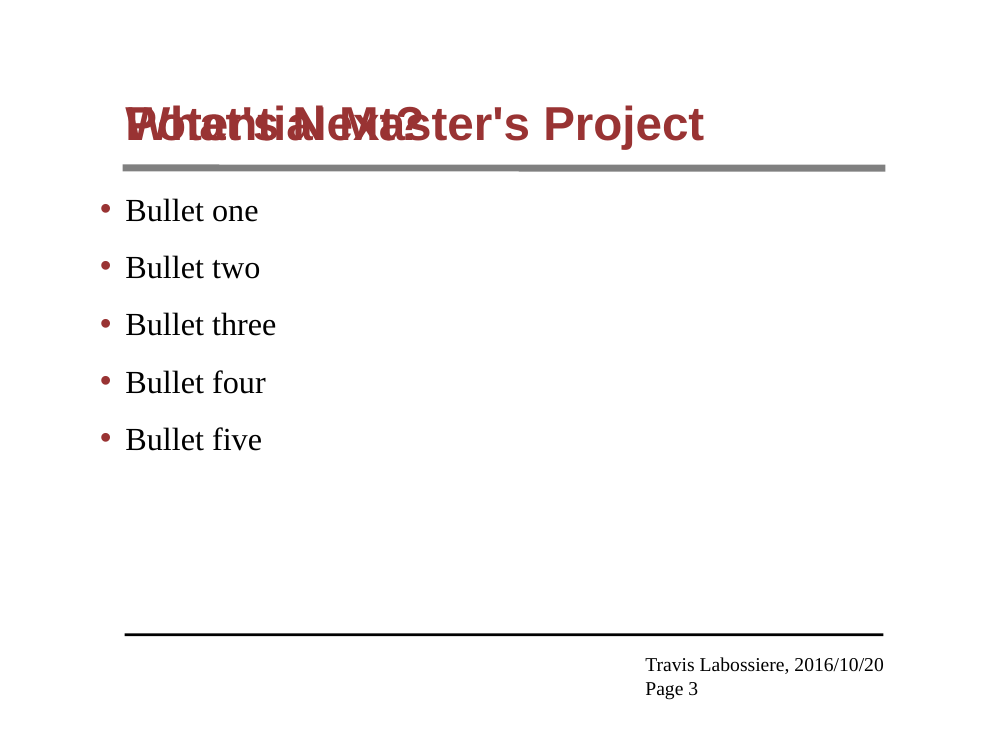
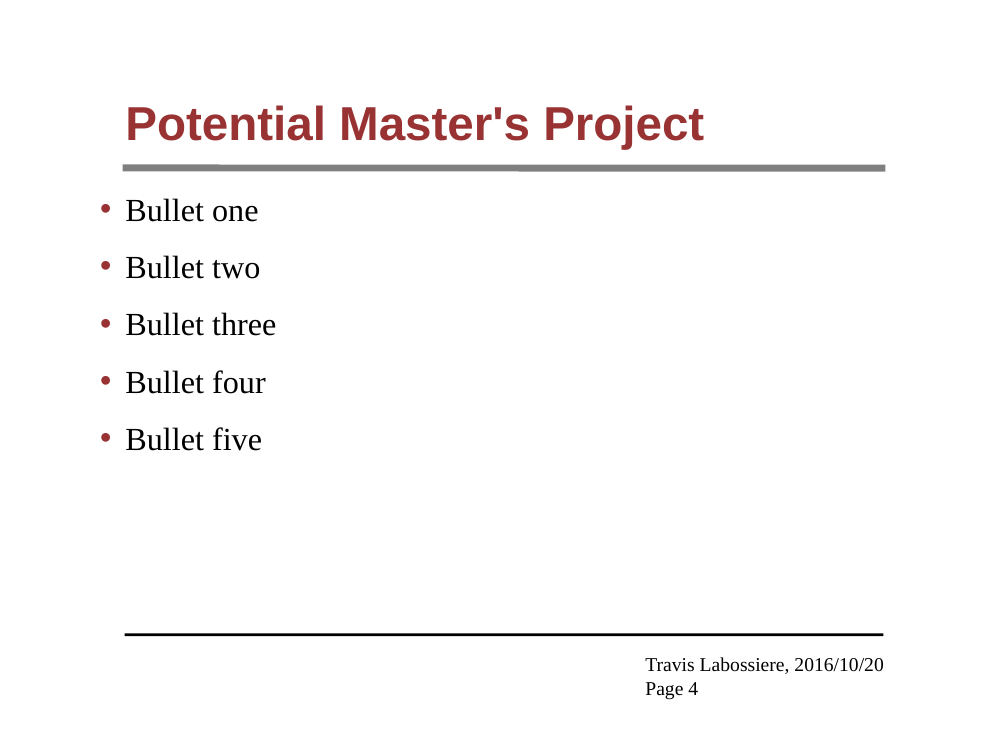
Before and after one commit to tjlaboss/vera-to-openmc, a slide deck: slide 4 of Results/Presentation_Oct20.odp (slide 3 before the commit). Drawn at 1008x756 pixels with LibreOffice and Linux fonts; fonts in the diff are those of the drawing; background and template pictures are left out. Boxes give left, top, right and bottom in pixels: in the first picture for what was removed or moved away, otherwise in the second. Text is boxed around its words. In the diff, an @@ line names an element or a change of style, - is before the commit and + after.

```diff
--- a/Results/Presentation_Oct20.odp
+++ b/Results/Presentation_Oct20.odp
@@ title removed at [125,105,424,141] @@
-What's Next?
@@ text at [645,682,698,700]: text changed @@
-Page 3
+Page 4
```
Also in this commit, not shown: 3 slides added, 2 slides removed, 3 other files.
